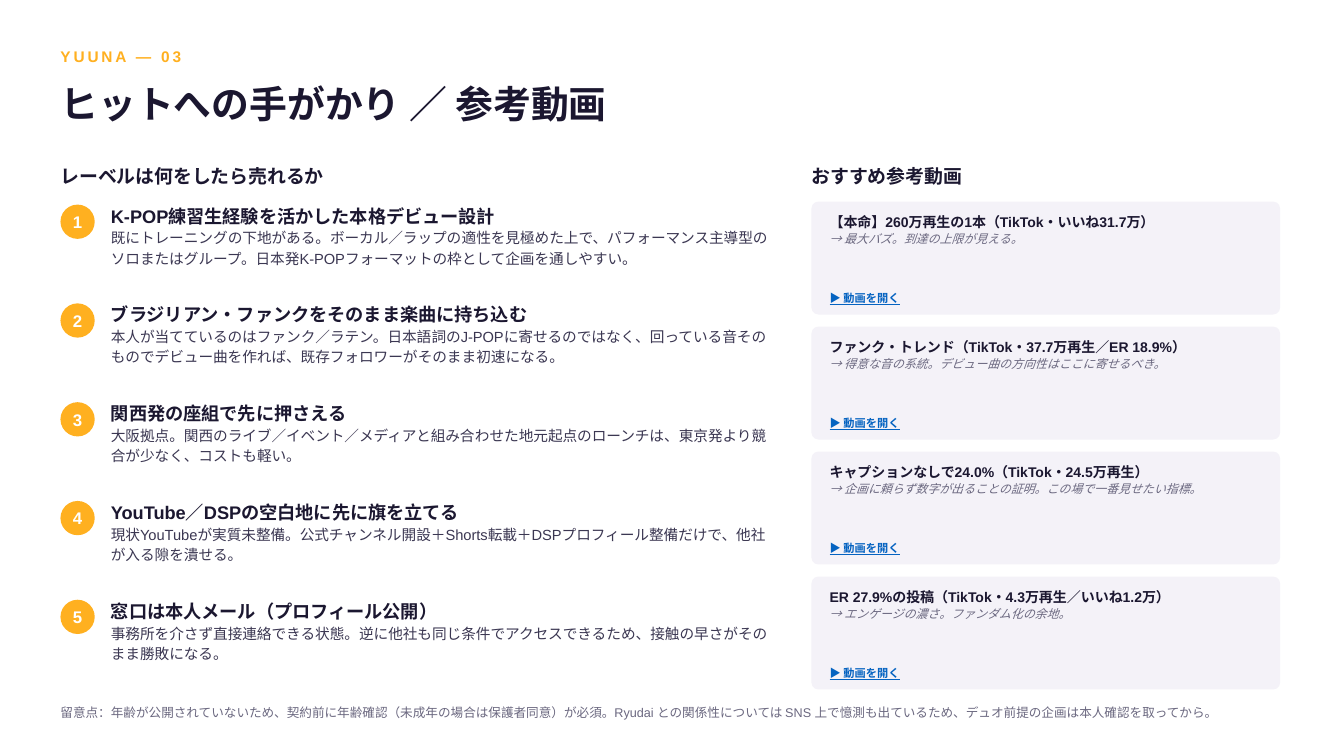
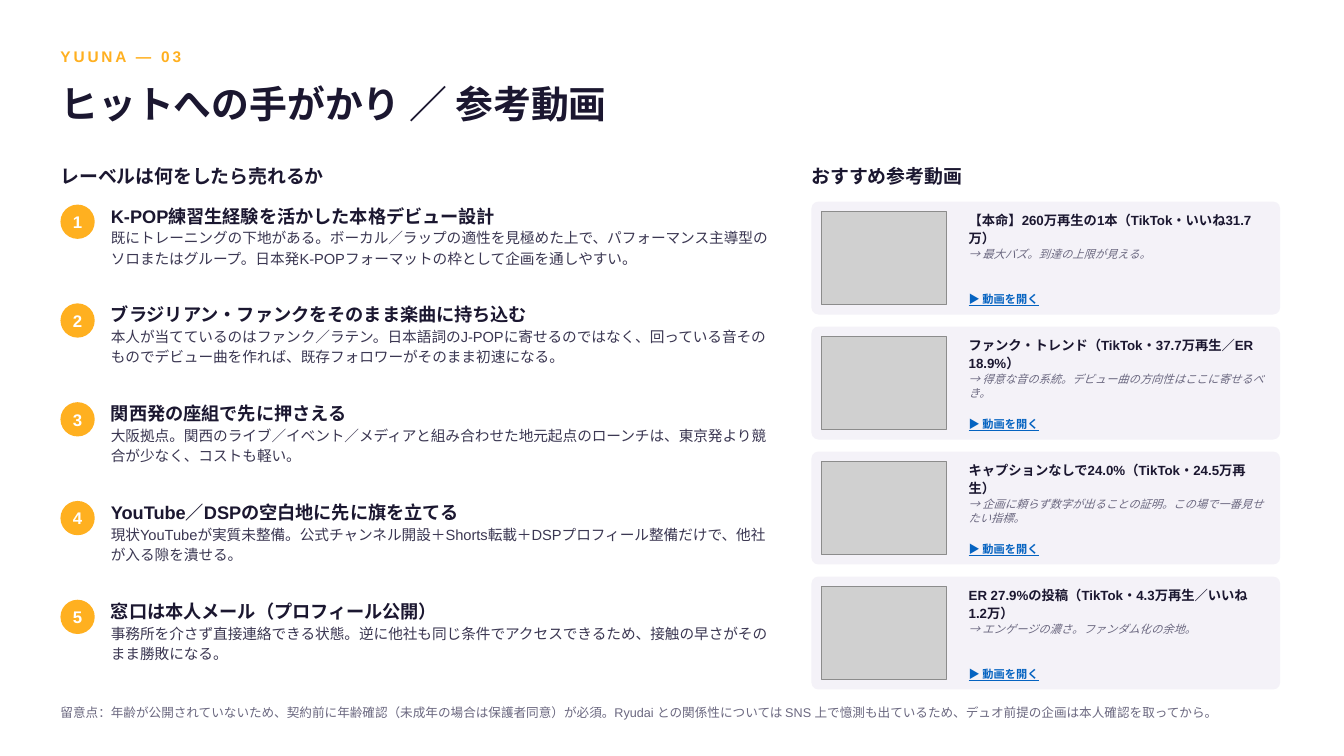
Before and after one commit to eiken0216/claude, a slide deck: slide 14 of presentations/2026-07-27-new-artist/新人プレゼン資料_2026-07-27.pptx. Drawn at 1344x756 pixels with LibreOffice and Linux fonts; fonts in the diff are those of the drawing; grey boxes stand for pictures. Boxes give left, top, right and bottom in pixels: in the first picture for what was removed or moved away, otherwise in the second. Text is boxed around its words. In the diff, an @@ line names an element or a change of style, - is before the commit and + after.

```diff
--- a/presentations/2026-07-27-new-artist/新人プレゼン資料_2026-07-27.pptx
+++ b/presentations/2026-07-27-new-artist/新人プレゼン資料_2026-07-27.pptx
@@ picture added at box(822, 212, 947, 304) @@
@@ text "【本命】260万再生の1本（TikTok・いいね31.7万）": place and size @@
-text "【本命】260万再生の1本（TikTok・いいね31.7万）" at box(830, 215, 1155, 244)
+text "【本命】260万再生の1本（TikTok・いいね31.7万）" at box(969, 213, 1252, 259)
@@ text "【本命】260万再生の1本（TikTok・いいね31.7万）" at box(969, 213, 1252, 259): size 10 to 9.5 pt in "【本命】260万再生の1本（TikTok・いいね31.7万）"; size 8.5 to 8 pt in "→ 最大バズ。到達の上限が見える。" @@
@@ text "▶ 動画を開く": place and size @@
-text "▶ 動画を開く" at box(843, 291, 899, 306)
+text "▶ 動画を開く" at box(982, 292, 1038, 307)
@@ picture added at box(822, 337, 947, 430) @@
@@ text "ファンク・トレンド（TikTok・37.7万再生／ER 18.9%）": place and size @@
-text "ファンク・トレンド（TikTok・37.7万再生／ER 18.9%）" at box(830, 340, 1186, 369)
+text "ファンク・トレンド（TikTok・37.7万再生／ER 18.9%）" at box(969, 338, 1263, 398)
@@ text "ファンク・トレンド（TikTok・37.7万再生／ER 18.9%）" at box(969, 338, 1263, 398): size 10 to 9.5 pt in "ファンク・トレンド（TikTok・37.7万再生／ER 18.9%）"; size 8.5 to 8 pt in "→ 得意な音の系統。デビュー曲の方向性はここに寄せるべき。" @@
@@ text "▶ 動画を開く": place and size @@
-text "▶ 動画を開く" at box(843, 416, 899, 431)
+text "▶ 動画を開く" at box(982, 417, 1038, 432)
@@ picture added at box(822, 462, 947, 555) @@
@@ text "キャプションなしで24.0%（TikTok・24.5万再生）": place and size @@
-text "キャプションなしで24.0%（TikTok・24.5万再生）" at box(830, 465, 1201, 494)
+text "キャプションなしで24.0%（TikTok・24.5万再生）" at box(969, 463, 1263, 523)
@@ text "キャプションなしで24.0%（TikTok・24.5万再生）" at box(969, 463, 1263, 523): size 10 to 9.5 pt in "キャプションなしで24.0%（TikTok・24.5万再生）"; size 8.5 to 8 pt in "→ 企画に頼らず数字が出ることの証明。この場で一番見せたい指標。" @@
@@ text "▶ 動画を開く": place and size @@
-text "▶ 動画を開く" at box(843, 666, 899, 681)
+text "▶ 動画を開く" at box(982, 542, 1038, 557)
@@ picture added at box(822, 587, 947, 680) @@
@@ text "ER 27.9%の投稿（TikTok・4.3万再生／いいね1.2万）": place and size @@
-text "ER 27.9%の投稿（TikTok・4.3万再生／いいね1.2万）" at box(830, 591, 1170, 619)
+text "ER 27.9%の投稿（TikTok・4.3万再生／いいね1.2万）" at box(969, 589, 1248, 634)
@@ text "ER 27.9%の投稿（TikTok・4.3万再生／いいね1.2万）" at box(969, 589, 1248, 634): size 10 to 9.5 pt in "ER 27.9%の投稿（TikTok・4.3万再生／いいね1.2万）"; size 8.5 to 8 pt in "→ エンゲージの濃さ。ファンダム化の余地。" @@
@@ text "▶ 動画を開く": place and size @@
-text "▶ 動画を開く" at box(843, 541, 899, 556)
+text "▶ 動画を開く" at box(982, 667, 1038, 682)
```
Also in this commit, not shown: 8 other slides changed, 4 slides removed, 29 other files.
